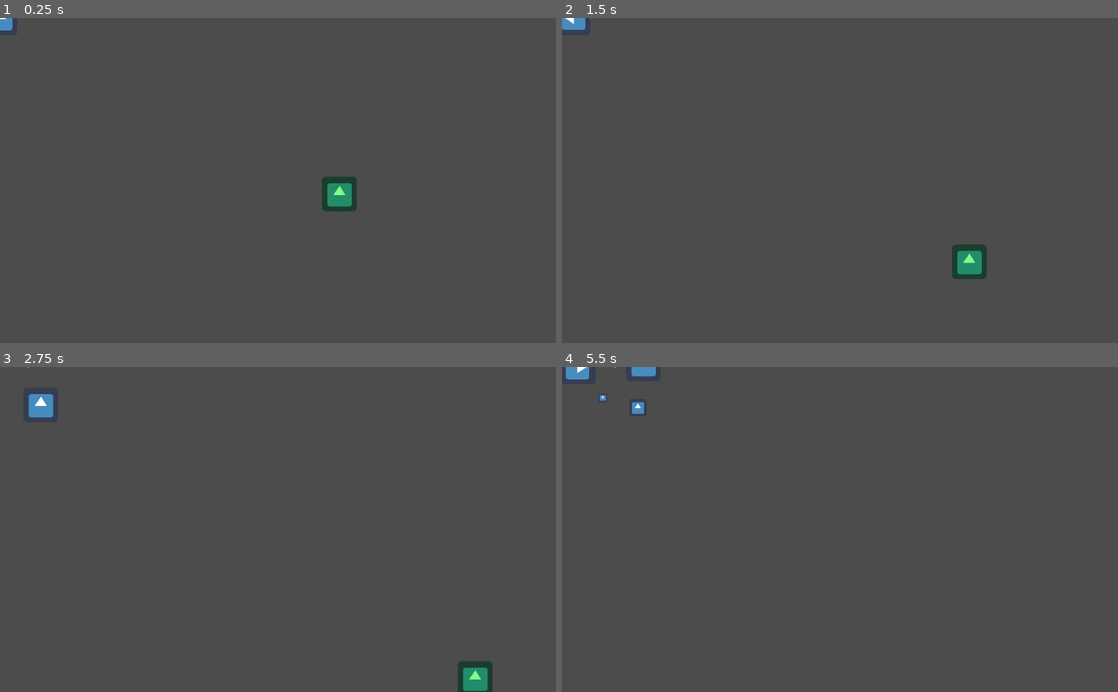
Above: before the commit, frames 1-4 (two rows, left to right).
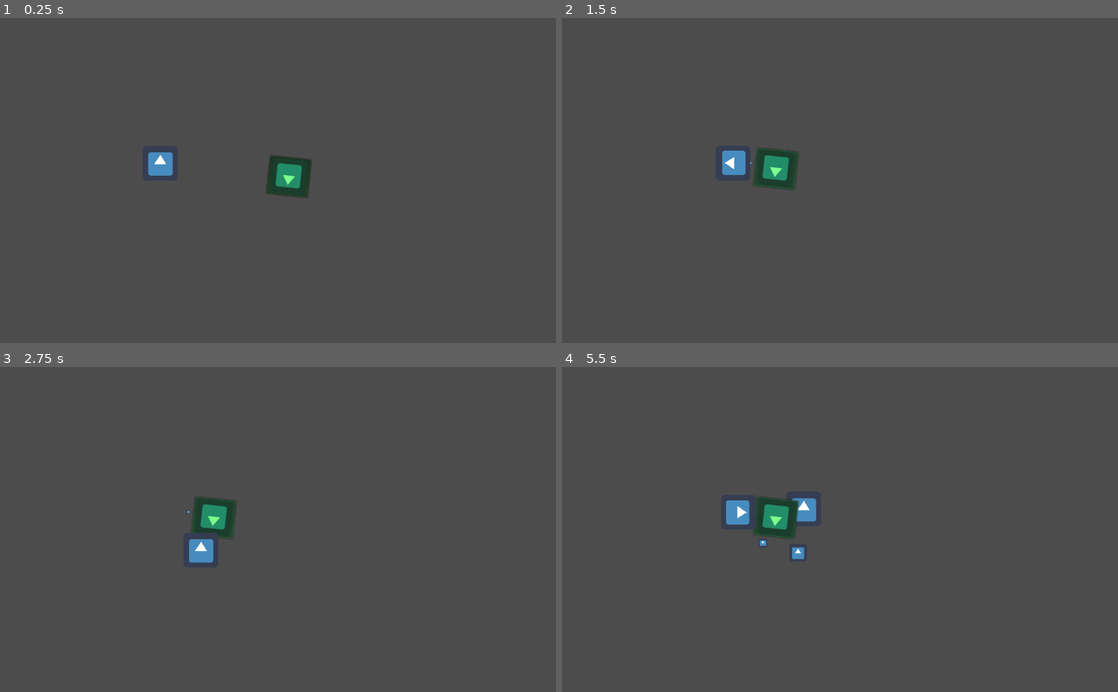
Above: after the commit, the same moments.

Repository: Grandmasterjtg/Kosmic-Kiwi-Repository
Game: Godot game, scene res://Levels/FriendTest_scene.tscn
The game is run twice, just before and just after one commit, with the same random seed, the same clock (stepped at 60 frames per second) and the same inputs. The project has no main scene, so this scene is started directly. The engine's default icon, where the game draws it, is replaced by a stand-in: a white triangle on a blue panel in a dark square.
Inputs (mouse positions are in pixels of both pictures, inside the frame that each line leads up to):
- Up to frame 1 (0.25 s): no input
- Up to frame 2 (1.5 s): click (817, 174) at 0.52 s; hold D (move_right) from 1.28 s (still down); tap 1 (hotbar_1) at 1.35 s
- Up to frame 3 (2.75 s): release D (move_right) at 2.03 s; hold S (move_down) from 2.03 s (still down); tap 2 (hotbar_2) at 2.1 s
- Up to frame 4 (5.5 s): release S (move_down) at 2.78 s; hold D (move_right) 2.78-3.53 s; tap one key every 0.75 s from 2.85 s: 3 (hotbar_3) 4 (hotbar_4) 1 (hotbar_1) 2 (hotbar_2); hold W (move_up) 3.53-4.28 s; hold A (move_left) from 4.28 s (still down)

The runs differ from the first frame. In frame 1, 1.9% of the frame differs, in the area x 0-65%, y 0-60%; in frame 2, 2.0%; in frame 3, 2.1%, in the area x 4-89%, y 0-100%; in frame 4, 2.0%.

Commit message:
Finished Friend Follow script

Diff:
--- a/KosmicKiwi/Levels/FriendTest_scene.tscn
+++ b/KosmicKiwi/Levels/FriendTest_scene.tscn
@@ -9,3 +9,4 @@
 position = Vector2( 600, 300 )
 
 [node name="Player" parent="." instance=ExtResource( 1 )]
+position = Vector2( 295, 268 )
--- a/KosmicKiwi/Scenes/Friend.tscn
+++ b/KosmicKiwi/Scenes/Friend.tscn
@@ -6,17 +6,25 @@
 [sub_resource type="CircleShape2D" id=1]
 radius = 200.0
 
-[node name="Friend" type="Node2D"]
-script = ExtResource( 2 )
-
-[node name="KinematicBody2D" type="KinematicBody2D" parent="."]
+[node name="FriendBody" type="KinematicBody2D"]
 modulate = Color( 0.494118, 1, 0.54902, 1 )
 z_index = 1
-
-[node name="Sprite" type="Sprite" parent="KinematicBody2D"]
-texture = ExtResource( 1 )
+script = ExtResource( 2 )
 
 [node name="DetectionArea" type="Area2D" parent="."]
 
 [node name="CollisionShape2D" type="CollisionShape2D" parent="DetectionArea"]
 shape = SubResource( 1 )
+
+[node name="Sprite" type="Sprite" parent="."]
+texture = ExtResource( 1 )
+
+[node name="Button" type="Button" parent="."]
+margin_left = -38.0
+margin_top = -35.0
+margin_right = 38.0
+margin_bottom = 35.0
+icon = ExtResource( 1 )
+__meta__ = {
+"_edit_use_anchors_": false
+}
--- a/KosmicKiwi/Scenes/Player.tscn
+++ b/KosmicKiwi/Scenes/Player.tscn
@@ -3,11 +3,9 @@
 [ext_resource path="res://icon.png" type="Texture" id=1]
 [ext_resource path="res://Scripts/PlayerMovement.gd" type="Script" id=2]
 
-[node name="Player" type="Node2D"]
-
-[node name="KinematicBody2D" type="KinematicBody2D" parent="."]
+[node name="KinematicBody2D" type="KinematicBody2D"]
 z_index = 1
 script = ExtResource( 2 )
 
-[node name="Sprite" type="Sprite" parent="KinematicBody2D"]
+[node name="Sprite" type="Sprite" parent="."]
 texture = ExtResource( 1 )
--- a/KosmicKiwi/Scripts/Friend.gd
+++ b/KosmicKiwi/Scripts/Friend.gd
@@ -1,4 +1,4 @@
-extends Node2D
+extends KinematicBody2D
 
 
 # Declare member variables here. Examples:
@@ -6,11 +6,26 @@
 # var b = "text"
 
 
-export var m_speed := 100.0
-var m_direction := Vector2(0, 1)
+# export var m_speed := 100.0
+const PLAYER_PATH := "Player"
 
-func _physics_process(delta) -> void:
-	var horizontal_movement = m_speed * delta
-	var vertical_movement = m_speed * delta
-	move_local_x(horizontal_movement)
-	move_local_y(vertical_movement)
+export var m_follow_distance := 200
+export var m_stop_distance := 100
+var should_move := false
+var m_target
+
+func _ready():
+	m_target = get_parent().get_node(PLAYER_PATH)
+
+func _physics_process(delta):
+	if (m_target != null):
+		var target_direction = m_target.global_position - global_position
+
+		if (target_direction.length_squared() > (m_follow_distance * m_follow_distance)):
+			should_move = true
+		elif (target_direction.length_squared() < (m_stop_distance * m_stop_distance)):
+			should_move = false
+
+		if (should_move):
+			look_at(m_target.position)
+			move_and_slide(target_direction, Vector2.UP)
